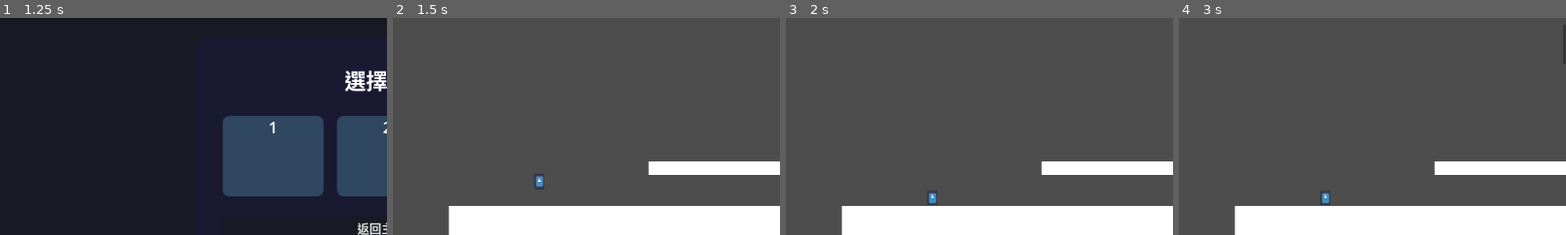
Above: before the commit, frames 1-4 (left to right).
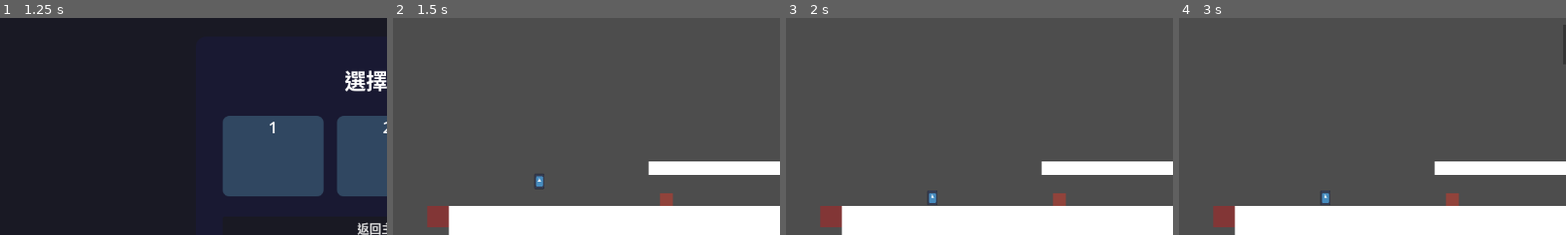
Above: after the commit, the same moments.

Repository: Yuanryan/Rune-Lengend
Game: Godot game, scene res://Scenes/main.tscn
Same seed, same stepped clock (60 frames per second), same inputs: the game is played once before the commit and once after it. The engine's default icon, where the game draws it, is replaced by a stand-in: a white triangle on a blue panel in a dark square.
Inputs (mouse positions are % of the whole screen's width and height, from its top left):
- Up to frame 1 (1.25 s): click "Start" at 0.5 s
- Up to frame 2 (1.5 s): click "🔒" at 1.25 s
- Up to frame 3 (2 s): no input
- Up to frame 4 (3 s): click "Reset Player (R)" at 2 s; tap Enter (ui_accept) at 2.75 s; drag from (34, 9) to (81, 43) at 2.77 s
The pictures show only the part of the screen within x 0-50%, y 19-69%; the shares and areas given below are measured in that part.

Frame 1 is identical in both runs. In frame 2, 0.8% of the frame differs, in the area x 8-73%, y 80-97%; in frame 3, 0.8%; in frame 4, 0.8%.

Commit message:
Added damage area and spikes

Diff:
--- /dev/null
+++ b/Scenes/LevelEdit/damage_area.tscn
@@ -0,0 +1,18 @@
+[gd_scene load_steps=2 format=3 uid="uid://dakout3cuxl2s"]
+
+[ext_resource type="Script" uid="uid://b2kblq0fp8sx5" path="res://Scripts/Level/damage_area.gd" id="1_damage_area"]
+
+[node name="DamageArea" type="Area2D"]
+collision_layer = 4
+collision_mask = 2
+script = ExtResource("1_damage_area")
+
+[node name="ColorRect" type="ColorRect" parent="."]
+offset_right = 40.0
+offset_bottom = 40.0
+color = Color(1, 0, 0, 0.3)
+metadata/_edit_use_anchors_ = true
+
+[node name="CollisionPolygon2D" type="CollisionPolygon2D" parent="."]
+position = Vector2(-4, -4)
+polygon = PackedVector2Array(4, 4, 44, 4, 44, 44, 4, 44)
--- /dev/null
+++ b/Scenes/LevelEdit/spike.tscn
@@ -0,0 +1,34 @@
+[gd_scene load_steps=3 format=3 uid="uid://cjnqrwfc3b3qd"]
+
+[ext_resource type="Script" uid="uid://b2kblq0fp8sx5" path="res://Scripts/Level/damage_area.gd" id="1_gkjvs"]
+
+[sub_resource type="RectangleShape2D" id="RectangleShape2D_dnriv"]
+
+[node name="Spike" type="StaticBody2D"]
+
+[node name="DamageArea" type="Area2D" parent="."]
+collision_layer = 4
+collision_mask = 2
+script = ExtResource("1_gkjvs")
+
+[node name="ColorRect" type="ColorRect" parent="DamageArea"]
+visible = false
+offset_right = 40.0
+offset_bottom = 40.0
+color = Color(1, 0, 0, 0.3)
+metadata/_edit_use_anchors_ = true
+
+[node name="CollisionPolygon2D" type="CollisionPolygon2D" parent="DamageArea"]
+position = Vector2(-11, -23)
+polygon = PackedVector2Array(24, 23, 35, 47, 12, 47)
+
+[node name="CollisionShape2D" type="CollisionShape2D" parent="."]
+visible = false
+shape = SubResource("RectangleShape2D_dnriv")
+disabled = true
+
+[node name="ColorRect" type="ColorRect" parent="."]
+offset_right = 24.0
+offset_bottom = 24.0
+color = Color(1, 0.2, 0.11764706, 0.38431373)
+metadata/_edit_use_anchors_ = true
--- a/Scenes/Levels/level_1.tscn
+++ b/Scenes/Levels/level_1.tscn
@@ -1,10 +1,12 @@
-[gd_scene load_steps=6 format=3 uid="uid://dqtphadkel0dl"]
+[gd_scene load_steps=8 format=3 uid="uid://dqtphadkel0dl"]
 
 [ext_resource type="Script" uid="uid://bfeqcf2b658ki" path="res://Scripts/Level/level.gd" id="1_0x8k9"]
 [ext_resource type="PackedScene" uid="uid://cplrsetwf82ks" path="res://Scenes/LevelEdit/land_edit_tool.tscn" id="2_3mqfk"]
 [ext_resource type="PackedScene" uid="uid://bn81qjmigxgbl" path="res://Scenes/LevelEdit/land.tscn" id="2_4dpyx"]
 [ext_resource type="Resource" uid="uid://dbub6xik5cwhs" path="res://Resources/Levels/level_1.tres" id="2_iixi8"]
 [ext_resource type="PackedScene" uid="uid://ctp1234l38t1a" path="res://Scenes/LevelEdit/checkpoint.tscn" id="5_cyadu"]
+[ext_resource type="PackedScene" uid="uid://dakout3cuxl2s" path="res://Scenes/LevelEdit/damage_area.tscn" id="6_5f3p6"]
+[ext_resource type="PackedScene" uid="uid://cjnqrwfc3b3qd" path="res://Scenes/LevelEdit/spike.tscn" id="6_xgxfi"]
 
 [node name="Level1" type="Node2D"]
 script = ExtResource("1_0x8k9")
@@ -86,8 +88,15 @@
 position = Vector2(16, -208)
 polygon = PackedVector2Array(0, 256, 0, 320, 1120, 320, 1120, 256)
 
+[node name="DamageArea" parent="." instance=ExtResource("6_5f3p6")]
+position = Vector2(-608, 408)
+
+[node name="Spike" parent="." instance=ExtResource("6_xgxfi")]
+position = Vector2(-176, 384)
+
 [editable path="Land"]
 [editable path="Land2"]
 [editable path="Land3"]
 [editable path="Land5"]
 [editable path="Land4"]
+[editable path="DamageArea"]
--- a/Scenes/player.tscn
+++ b/Scenes/player.tscn
@@ -1,13 +1,14 @@
 [gd_scene load_steps=5 format=3 uid="uid://cviyl35yedewi"]
 
 [ext_resource type="Script" uid="uid://ch18drvg3x43p" path="res://Scripts/player.gd" id="1_4flbx"]
-[ext_resource type="Script" path="res://Scripts/Animals/animal_component.gd" id="2_6t5aa"]
+[ext_resource type="Script" uid="uid://bfrlho461b3xp" path="res://Scripts/Animals/animal_component.gd" id="2_6t5aa"]
 [ext_resource type="Texture2D" uid="uid://bqqm0qxmhq7yv" path="res://icon.svg" id="2_onrkg"]
 
 [sub_resource type="CapsuleShape2D" id="CapsuleShape2D_onrkg"]
 
 [node name="Player" type="CharacterBody2D"]
 collision_layer = 2
+collision_mask = 5
 script = ExtResource("1_4flbx")
 
 [node name="AnimalComponent" type="Node2D" parent="."]
--- /dev/null
+++ b/Scripts/Level/damage_area.gd
@@ -0,0 +1,32 @@
+@tool
+# DamageArea.gd
+# 傷害區域基礎類別，當玩家觸碰時會導致玩家死亡
+extends Area2D
+class_name DamageArea
+
+# 信號
+signal player_died(player: Player)
+
+func _ready() -> void:
+    if Engine.is_editor_hint():
+        get_parent().set_editable_instance(self, true)
+    else:
+        body_entered.connect(_on_body_entered)
+
+
+func _on_body_entered(body: Node2D) -> void:
+    # 檢查是否為玩家
+    if body is Player:
+        var player = body as Player
+        print("玩家觸碰到傷害區域，玩家死亡")
+
+        # 發出玩家死亡信號
+        player_died.emit(player)
+
+        # 處理玩家死亡
+        _handle_player_death(player)
+
+func _handle_player_death(player: Player) -> void:
+    """處理玩家死亡邏輯"""
+    # 直接調用玩家的死亡方法
+    player.die()
--- a/Scripts/player.gd
+++ b/Scripts/player.gd
@@ -15,6 +15,7 @@
 # 信號
 signal animal_switched(target_animal: Animal)
 signal action_started(action: Action)
+signal player_died()
 
 func _ready():
     # 連接動物切換信號
@@ -172,6 +173,24 @@
     UIManager.get_in_game_ui().enable_buttons()
     print("玩家已重置到起始點")
 
+func die() -> void:
+    """玩家死亡處理"""
+    print("玩家死亡")
+
+    # 發出死亡信號
+    player_died.emit()
+
+    # 停止所有動作
+    action_queue.clear()
+    if _current_action != null:
+        _current_action.interrupt(self)
+        _current_action = null
+    is_executing_actions = false
+
+    # 重置速度
+    velocity = Vector2.ZERO
+
+
 func _notify_ui_action_started(index: int) -> void:
     """通知UI動作開始執行"""
     var in_game_ui = UIManager.get_in_game_ui()
--- a/project.godot
+++ b/project.godot
@@ -48,6 +48,7 @@
 
 2d_physics/layer_1="Map"
 2d_physics/layer_2="Player"
+2d_physics/layer_3="Damage"
 
 [rendering]
 
Not shown, added: Scripts/Level/damage_area.gd.uid
Not shown, added: DAMAGE_AREA_GUIDE.md
